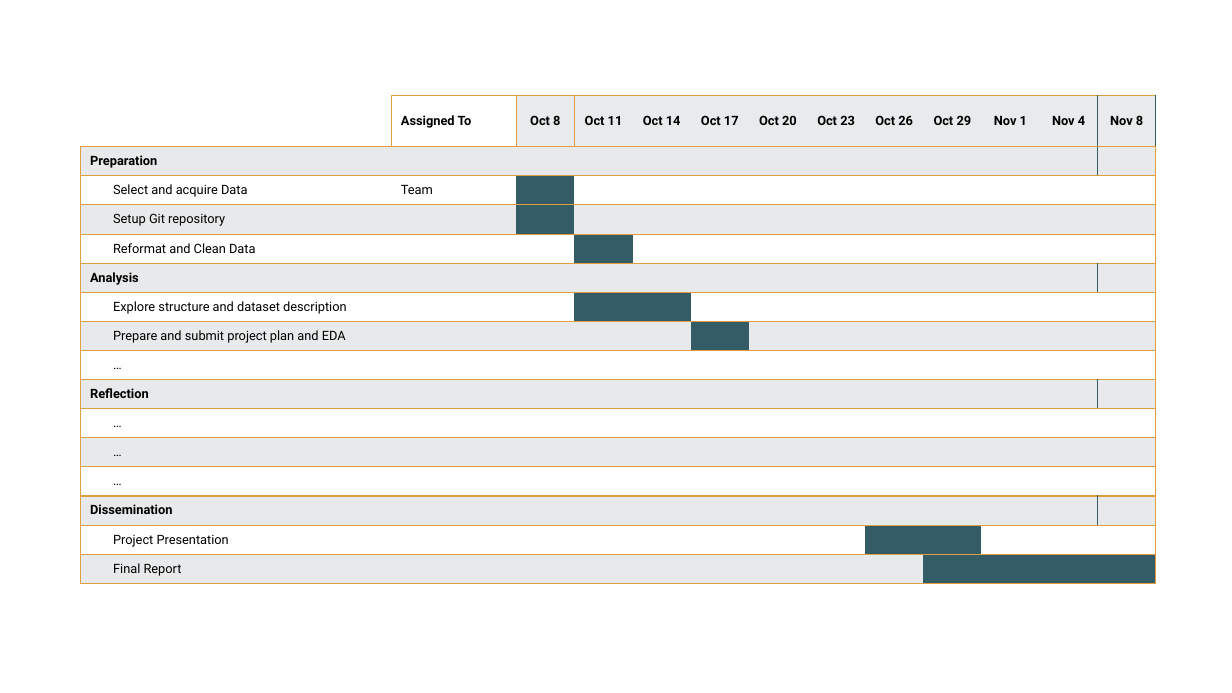
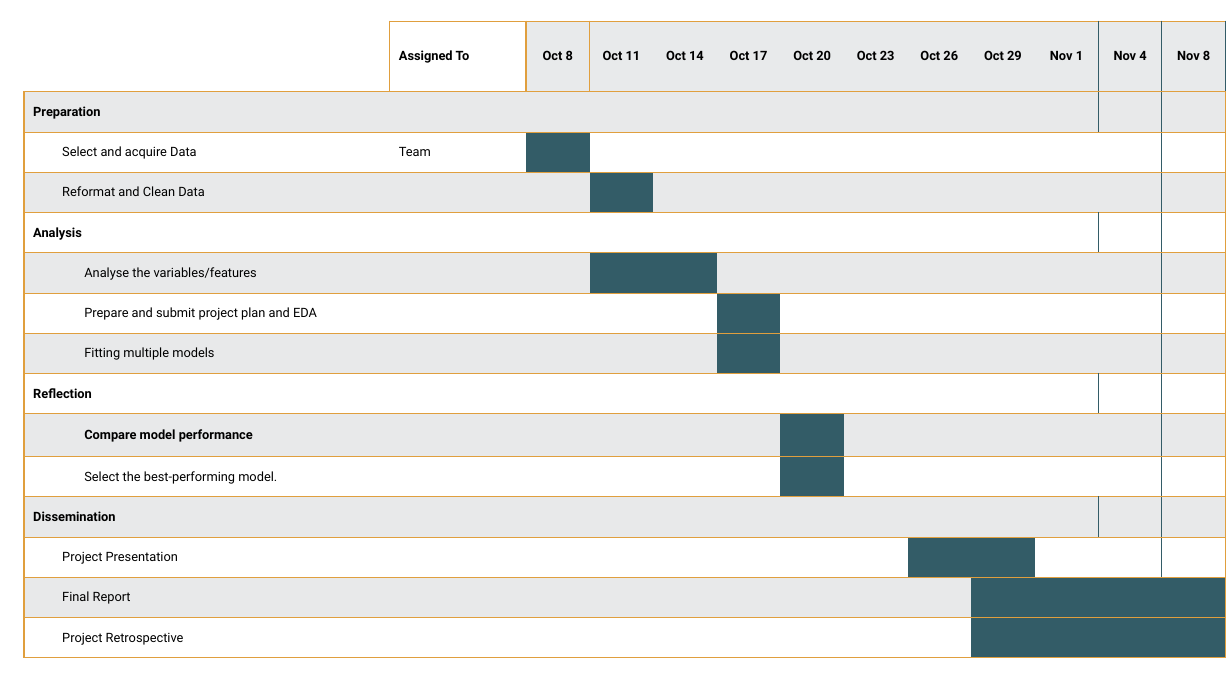
Before and after one commit to bijobv/AlzheimersDisease, a slide deck: slide 1 of Project Plan.pptx. Drawn at 1232x693 pixels with LibreOffice and Linux fonts; fonts in the diff are those of the drawing; background and template pictures are left out. Boxes give left, top, right and bottom in pixels: in the first picture for what was removed or moved away, otherwise in the second. Text is boxed around its words. In the diff, an @@ line names an element or a change of style, - is before the commit and + after.

Commit message:
new ppt

```diff
--- a/Project Plan.pptx
+++ b/Project Plan.pptx
@@ table at [24,21,1222,658] @@
- |  | Assigned To | Oct 8 | Oct 11 | Oct 14 | Oct 17 | Oct 20 | Oct 23 | Oct 26 | Oct 29 | Nov 1 | Nov 4 | Nov 8
-Preparation |  |  |  |  |  |  |  |  |  |  |  |  | 
- | Select and acquire Data | Team |  |  |  |  |  |  |  |  |  |  | 
- | Setup Git repository |  |  |  |  |  |  |  |  |  |  |  | 
- | Reformat and Clean Data |  |  |  |  |  |  |  |  |  |  |  | 
-Analysis |  |  |  |  |  |  |  |  |  |  |  |  | 
- | Explore structure and dataset description |  |  |  |  |  |  |  |  |  |  |  | 
- | Prepare and submit project plan and EDA |  |  |  |  |  |  |  |  |  |  |  | 
- | … |  |  |  |  |  |  |  |  |  |  |  | 
-Reflection |  |  |  |  |  |  |  |  |  |  |  |  | 
- | … |  |  |  |  |  |  |  |  |  |  |  | 
- | … |  |  |  |  |  |  |  |  |  |  |  | 
- | … |  |  |  |  |  |  |  |  |  |  |  | 
-Dissemination |  |  |  |  |  |  |  |  |  |  |  |  | 
- | Project Presentation |  |  |  |  |  |  |  |  |  |  |  | 
- | Final Report |  |  |  |  |  |  |  |  |  |  |  | 
+ |  |  | Assigned To | Oct 8 | Oct 11 | Oct 14 | Oct 17 | Oct 20 | Oct 23 | Oct 26 | Oct 29 | Nov 1 | Nov 4 | Nov 8
+Preparation |  |  |  |  |  |  |  |  |  |  |  |  |  | 
+ | Select and acquire Data |  | Team |  |  |  |  |  |  |  |  |  |  | 
+ | Reformat and Clean Data |  |  |  |  |  |  |  |  |  |  |  |  | 
+Analysis |  |  |  |  |  |  |  |  |  |  |  |  |  | 
+ |  | Analyse the variables/features |  |  |  |  |  |  |  |  |  |  |  | 
+ |  | Prepare and submit project plan and EDA |  |  |  |  |  |  |  |  |  |  |  | 
+ |  | Fitting multiple models |  |  |  |  |  |  |  |  |  |  |  | 
+Reflection |  |  |  |  |  |  |  |  |  |  |  |  |  | 
+ |  | Compare model performance |  |  |  |  |  |  |  |  |  |  |  | 
+ |  | Select the best-performing model. |  |  |  |  |  |  |  |  |  |  |  | 
+Dissemination |  |  |  |  |  |  |  |  |  |  |  |  |  | 
+ | Project Presentation |  |  |  |  |  |  |  |  |  |  |  |  | 
+ | Final Report |  |  |  |  |  |  |  |  |  |  |  |  | 
+ | Project Retrospective |  |  |  |  |  |  |  |  |  |  |  |  | 
@@ table: place and size @@
-table at [81,95,1158,583]
+table at [24,21,1222,658]
```
